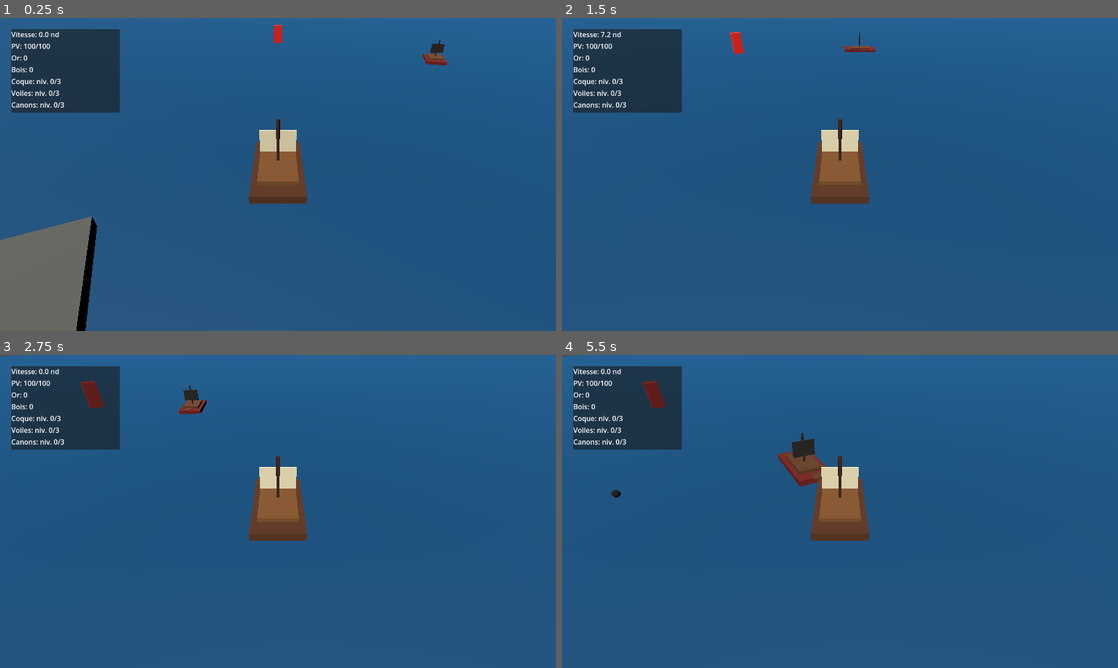
Above: before the commit, frames 1-4 (two rows, left to right).
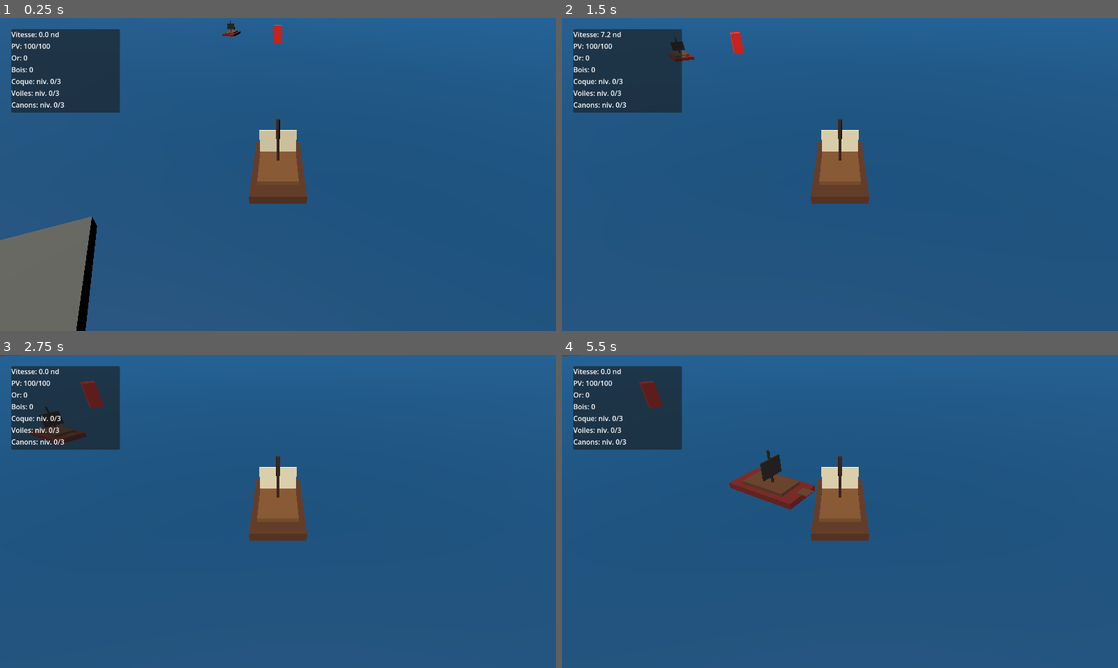
Above: after the commit, the same moments.

Repository: blou132/jeux-pirate
Game: Godot game, scene res://scenes/world/World.tscn
The game is run twice, just before and just after one commit, with the same random seed, the same clock (stepped at 60 frames per second) and the same inputs.
Inputs (mouse positions are in pixels of both pictures, inside the frame that each line leads up to):
- Up to frame 1 (0.25 s): no input
- Up to frame 2 (1.5 s): tap Enter at 0.5 s; move the mouse to (962, 158) at 0.52 s; hold D 0.53-1.25 s; hold Z 0.53-1.25 s; click (962, 158) at 0.67 s; drag from (728, 190) to (812, 237) at 1.27 s
- Up to frame 3 (2.75 s): move the mouse to (333, 442) at 2.02 s; hold D from 2.03 s (still down); tap E at 2.1 s
- Up to frame 4 (5.5 s): release D at 2.75 s; drag from (812, 574) to (673, 464) at 2.77 s; move the mouse to (1006, 558) at 3.52 s; hold A 3.53-4.25 s; hold Q 3.53-4.25 s; drag from (673, 464) to (756, 433) at 4.27 s; move the mouse to (867, 511) at 5.02 s; hold S from 5.03 s (still down); hold Z from 5.03 s (still down); click (867, 511) at 5.17 s

The runs differ from the first frame. In frame 1, 0.3% of the frame differs, in the area x 40-81%, y 0-16%; in frame 2, 0.3%; in frame 3, 0.8%; in frame 4, 2.2%, in the area x 1-48%, y 0-50%.

Commit message:
feat: add enemy spawn manager

Diff:
--- a/scenes/world/World.tscn
+++ b/scenes/world/World.tscn
@@ -1,13 +1,14 @@
-[gd_scene load_steps=17 format=3 uid="uid://world_root_v01"]
+[gd_scene load_steps=18 format=3 uid="uid://world_root_v01"]
 
 [ext_resource type="Script" path="res://scripts/world/World.gd" id="1_world"]
 [ext_resource type="PackedScene" path="res://scenes/boats/PlayerBoat.tscn" id="2_player"]
 [ext_resource type="PackedScene" path="res://scenes/ui/HUD.tscn" id="3_hud"]
-[ext_resource type="PackedScene" path="res://scenes/boats/EnemyShip.tscn" id="4_enemy"]
+[ext_resource type="Script" path="res://scripts/world/SpawnManager.gd" id="4_spawn_manager"]
 [ext_resource type="Script" path="res://scripts/world/LootSystem.gd" id="5_loot_system"]
 [ext_resource type="PackedScene" path="res://scenes/world/Port.tscn" id="6_port"]
 [ext_resource type="PackedScene" path="res://scenes/ui/PortMenu.tscn" id="7_port_menu"]
 [ext_resource type="Script" path="res://scripts/world/DebugTools.gd" id="8_debug_tools"]
+[ext_resource type="Script" path="res://scripts/world/EnemySpawnPoint.gd" id="9_enemy_spawn_point"]
 
 [sub_resource type="StandardMaterial3D" id="StandardMaterial3D_ocean"]
 albedo_color = Color(0.02, 0.28, 0.45, 1)
@@ -73,6 +74,39 @@
 [node name="DebugTools" type="Node" parent="."]
 script = ExtResource("8_debug_tools")
 
+[node name="SpawnManager" type="Node3D" parent="."]
+script = ExtResource("4_spawn_manager")
+
+[node name="SpawnPortOuter" type="Marker3D" parent="SpawnManager"]
+position = Vector3(28, 0, -18)
+rotation_degrees = Vector3(0, -35, 0)
+script = ExtResource("9_enemy_spawn_point")
+danger_zone = "port"
+
+[node name="SpawnNorthChannel" type="Marker3D" parent="SpawnManager"]
+position = Vector3(-8, 0, -46)
+rotation_degrees = Vector3(0, 155, 0)
+script = ExtResource("9_enemy_spawn_point")
+danger_zone = "archipelago"
+
+[node name="SpawnEastReef" type="Marker3D" parent="SpawnManager"]
+position = Vector3(54, 0, 18)
+rotation_degrees = Vector3(0, -105, 0)
+script = ExtResource("9_enemy_spawn_point")
+danger_zone = "archipelago"
+
+[node name="SpawnHostileSouth" type="Marker3D" parent="SpawnManager"]
+position = Vector3(-42, 0, 52)
+rotation_degrees = Vector3(0, 35, 0)
+script = ExtResource("9_enemy_spawn_point")
+danger_zone = "hostile"
+
+[node name="SpawnHostileWest" type="Marker3D" parent="SpawnManager"]
+position = Vector3(-58, 0, -18)
+rotation_degrees = Vector3(0, 80, 0)
+script = ExtResource("9_enemy_spawn_point")
+danger_zone = "hostile"
+
 [node name="Port" parent="." instance=ExtResource("6_port")]
 position = Vector3(-9, 0, 8)
 rotation_degrees = Vector3(0, 25, 0)
@@ -80,10 +114,6 @@
 [node name="PlayerBoat" parent="." instance=ExtResource("2_player")]
 position = Vector3(0, 0, 0)
 
-[node name="EnemyShip" parent="." instance=ExtResource("4_enemy")]
-position = Vector3(18, 0, -22)
-rotation_degrees = Vector3(0, -35, 0)
-
 [node name="HUD" parent="." instance=ExtResource("3_hud")]
 
 [node name="PortMenu" parent="." instance=ExtResource("7_port_menu")]
--- /dev/null
+++ b/scripts/world/EnemySpawnPoint.gd
@@ -0,0 +1,7 @@
+extends Marker3D
+
+@export var danger_zone: String = "open"
+
+
+func _ready() -> void:
+	add_to_group("enemy_spawn_points")
--- /dev/null
+++ b/scripts/world/SpawnManager.gd
@@ -0,0 +1,121 @@
+extends Node3D
+
+@export var enemy_scene: PackedScene = preload("res://scenes/boats/EnemyShip.tscn")
+@export var max_enemies: int = 4
+@export var initial_spawn_count: int = 3
+@export var respawn_delay: float = 6.0
+@export var min_player_spawn_distance: float = 22.0
+@export var port_avoidance_distance: float = 18.0
+
+var _active_enemies: Array[Node] = []
+var _spawn_points: Array[Marker3D] = []
+var _spawn_retry_scheduled: bool = false
+
+
+func _ready() -> void:
+	add_to_group("spawn_manager")
+	call_deferred("_initialize_spawns")
+
+
+func _initialize_spawns() -> void:
+	_refresh_spawn_points()
+
+	for i in range(initial_spawn_count):
+		_spawn_enemy_if_possible()
+
+
+func _refresh_spawn_points() -> void:
+	_spawn_points.clear()
+
+	for node in get_tree().get_nodes_in_group("enemy_spawn_points"):
+		if node is Marker3D:
+			_spawn_points.append(node)
+
+
+func _spawn_enemy_if_possible() -> bool:
+	_cleanup_inactive_enemies()
+
+	if enemy_scene == null or _active_enemies.size() >= max_enemies:
+		return false
+
+	var spawn_point := _pick_spawn_point()
+	if spawn_point == null:
+		_schedule_spawn_retry()
+		return false
+
+	var enemy := enemy_scene.instantiate()
+	if not enemy is Node3D:
+		enemy.queue_free()
+		return false
+
+	var enemy_node := enemy as Node3D
+	add_child(enemy_node)
+	enemy_node.global_position = spawn_point.global_position
+	enemy_node.global_rotation = spawn_point.global_rotation
+	_active_enemies.append(enemy_node)
+
+	if enemy.has_signal("destroyed"):
+		enemy.connect("destroyed", Callable(self, "_on_enemy_destroyed").bind(enemy))
+
+	return true
+
+
+func _pick_spawn_point() -> Marker3D:
+	_refresh_spawn_points()
+	var valid_points: Array[Marker3D] = []
+
+	for spawn_point in _spawn_points:
+		if _is_spawn_point_valid(spawn_point):
+			valid_points.append(spawn_point)
+
+	if valid_points.is_empty():
+		return null
+
+	return valid_points.pick_random()
+
+
+func _is_spawn_point_valid(spawn_point: Marker3D) -> bool:
+	var player := get_tree().get_first_node_in_group("player") as Node3D
+	if player != null:
+		var player_distance := spawn_point.global_position.distance_to(player.global_position)
+		if player_distance < min_player_spawn_distance:
+			return false
+
+	var port := get_tree().get_first_node_in_group("ports") as Node3D
+	if port != null:
+		var port_distance := spawn_point.global_position.distance_to(port.global_position)
+		if port_distance < port_avoidance_distance:
+			return false
+
+	return true
+
+
+func _on_enemy_destroyed(_world_position: Vector3, _gold_reward: int, _wood_reward: int, enemy: Node) -> void:
+	_active_enemies.erase(enemy)
+	_schedule_spawn_retry()
+
+
+func _schedule_spawn_retry() -> void:
+	if _spawn_retry_scheduled:
+		return
+
+	_spawn_retry_scheduled = true
+	var timer := get_tree().create_timer(respawn_delay)
+	timer.timeout.connect(func() -> void:
+		_spawn_retry_scheduled = false
+		_fill_spawn_slots()
+	)
+
+
+func _fill_spawn_slots() -> void:
+	_cleanup_inactive_enemies()
+
+	while _active_enemies.size() < max_enemies:
+		if not _spawn_enemy_if_possible():
+			break
+
+
+func _cleanup_inactive_enemies() -> void:
+	_active_enemies = _active_enemies.filter(func(enemy: Node) -> bool:
+		return is_instance_valid(enemy)
+	)
